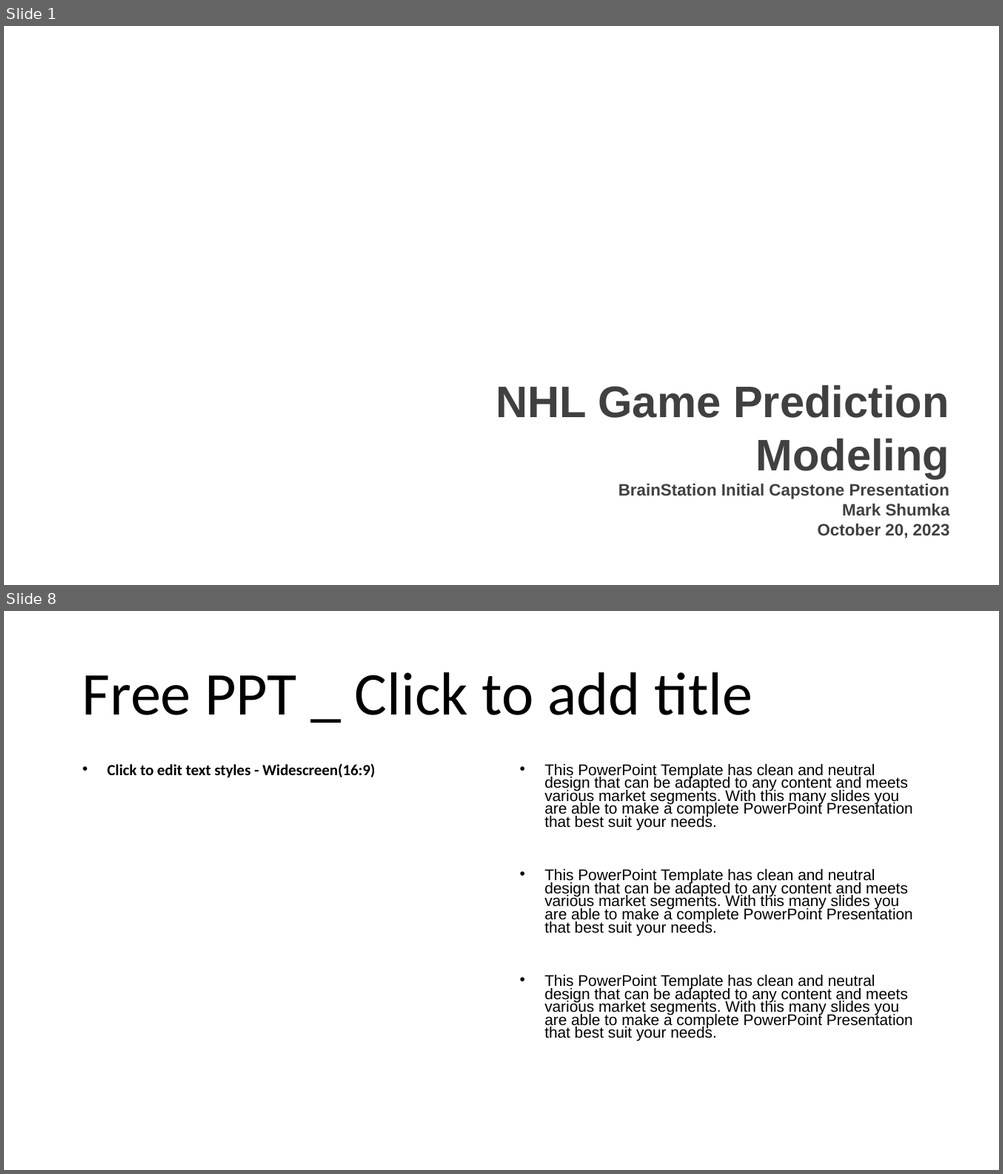
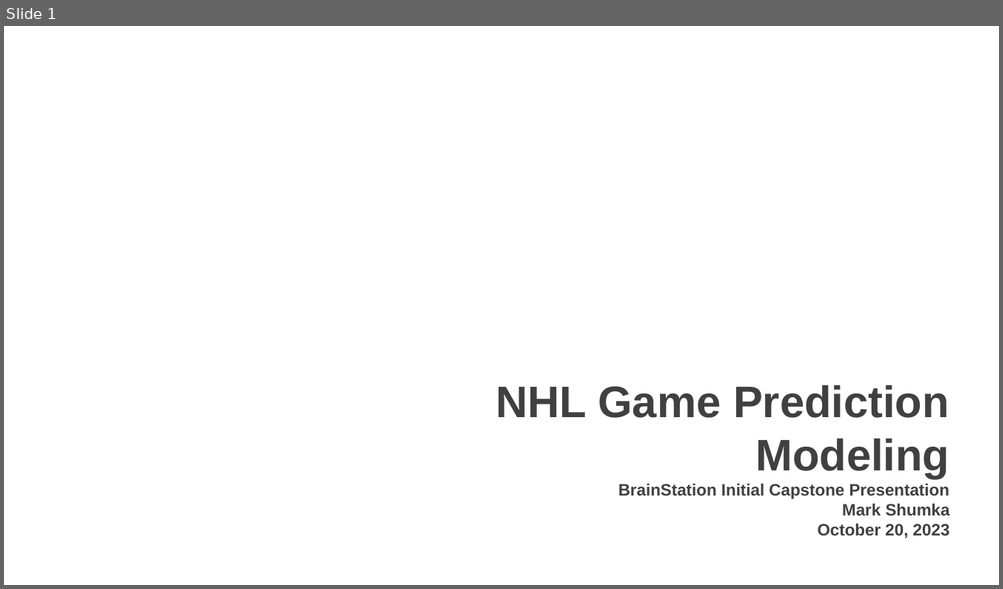
Before and after one commit to markshumka/NHL-Game-Predictor, a slide deck: Reports/Mark Shumka Initial Capstone Presentation.pptm. Shown one above the other, each under a label of ours: slides 1 and 8 before the commit, slide 1 after it; the slides between them are not shown. The pictures are 1003x1174 and 1003x589 pixels, drawn with LibreOffice and Linux fonts; fonts in the diff are those of the drawing; background and template pictures are left out. Boxes give left, top, right and bottom in pixels: in the first picture for what was removed or moved away, otherwise in the second. Text is boxed around its words. In the diff, an @@ line names an element or a change of style, - is before the commit and + after.

```diff
--- a/Reports/Mark Shumka Initial Capstone Presentation.pptm
+++ b/Reports/Mark Shumka Initial Capstone Presentation.pptm
@@ slide 8 removed at [4,611,999,1170], background #FFFFFF @@
@@ title removed at [82,672,752,715] @@
-Free PPT _ Click to add title
@@ text removed at [107,763,375,778] @@
-• Click to edit text styles - Widescreen(16:9)
@@ text removed at [544,764,913,1042] @@
-• This PowerPoint Template has clean and neutral design that can be adapted to any content and meets various market segments. With this many slides you are able to make a complete PowerPoint Presentation that best suit your needs.
-• This PowerPoint Template has clean and neutral design that can be adapted to any content and meets various market segments. With this many slides you are able to make a complete PowerPoint Presentation that best suit your needs.
-• This PowerPoint Template has clean and neutral design that can be adapted to any content and meets various market segments. With this many slides you are able to make a complete PowerPoint Presentation that best suit your needs.
```
Also in this commit, not shown: 2 slides changed, 2 slides added, 3 other slides removed.
